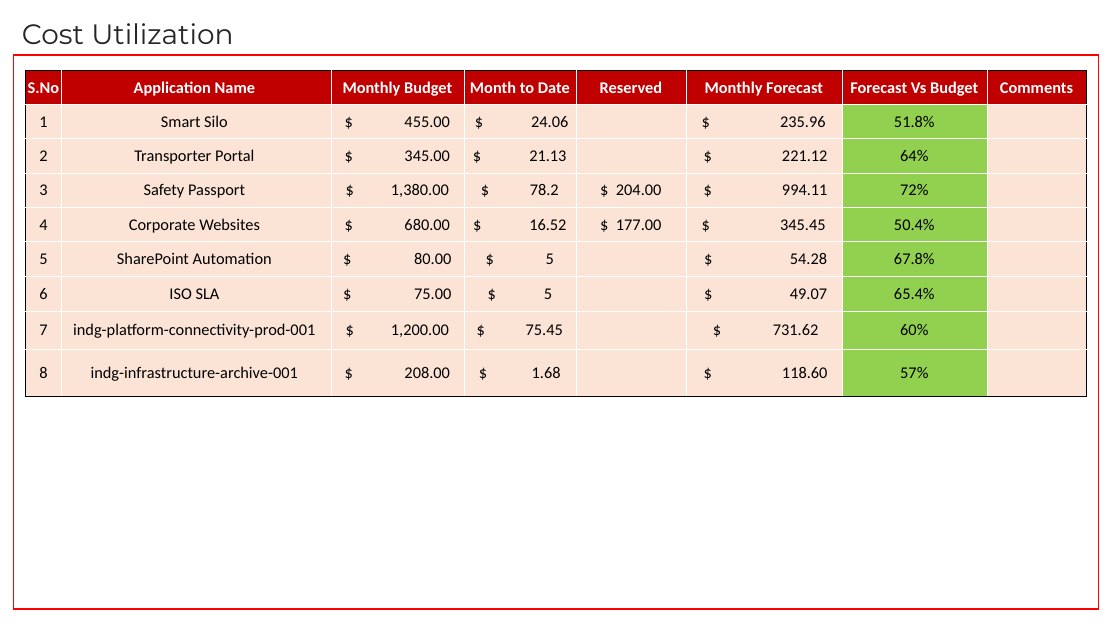
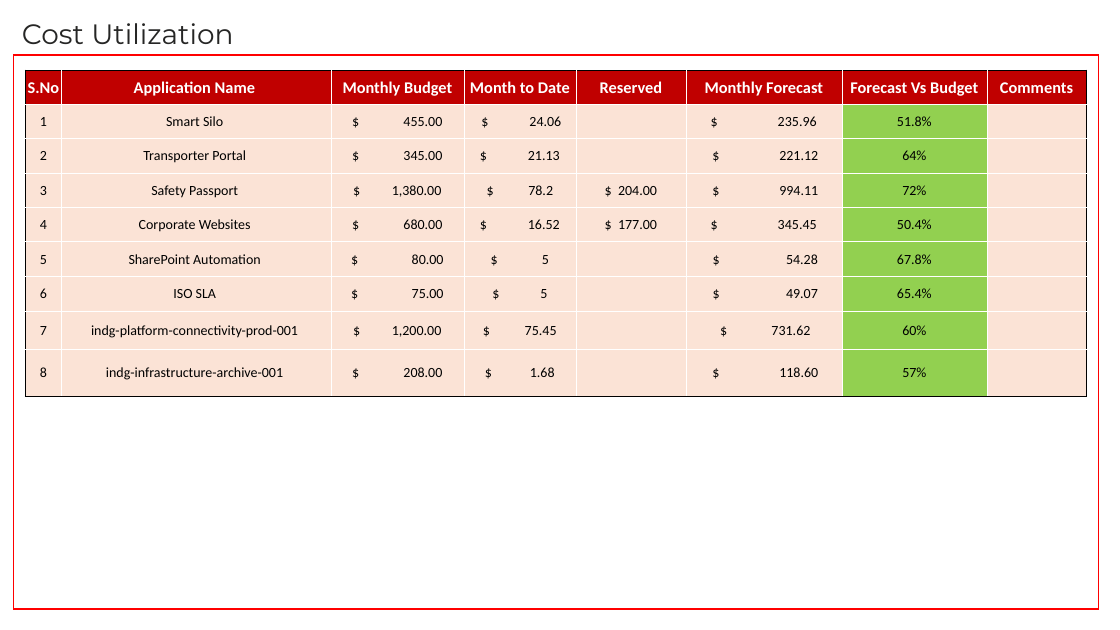
Before and after one commit to Ashu-tosh-Padhi/AshutoshPortfolio, a slide deck: slide 6 of OMEGA Azure(PaaS&SaaS) Module Meeting_03 Mar'26.pptx. Drawn at 1120x630 pixels with LibreOffice and Linux fonts; fonts in the diff are those of the drawing. Boxes give left, top, right and bottom in pixels: in the first picture for what was removed or moved away, otherwise in the second. Text is boxed around its words. In the diff, an @@ line names an element or a change of style, - is before the commit and + after.

```diff
--- a/OMEGA Azure(PaaS&SaaS) Module Meeting_03 Mar'26.pptx
+++ b/OMEGA Azure(PaaS&SaaS) Module Meeting_03 Mar'26.pptx
@@ table at <box>25,70,1086,397</box> @@
@@ size 14 to 12 pt in "1", "Smart Silo", "$ 455.00", "$ 24.06" and 46 more places @@
```
Also in this commit, not shown: 13 other slides changed.
